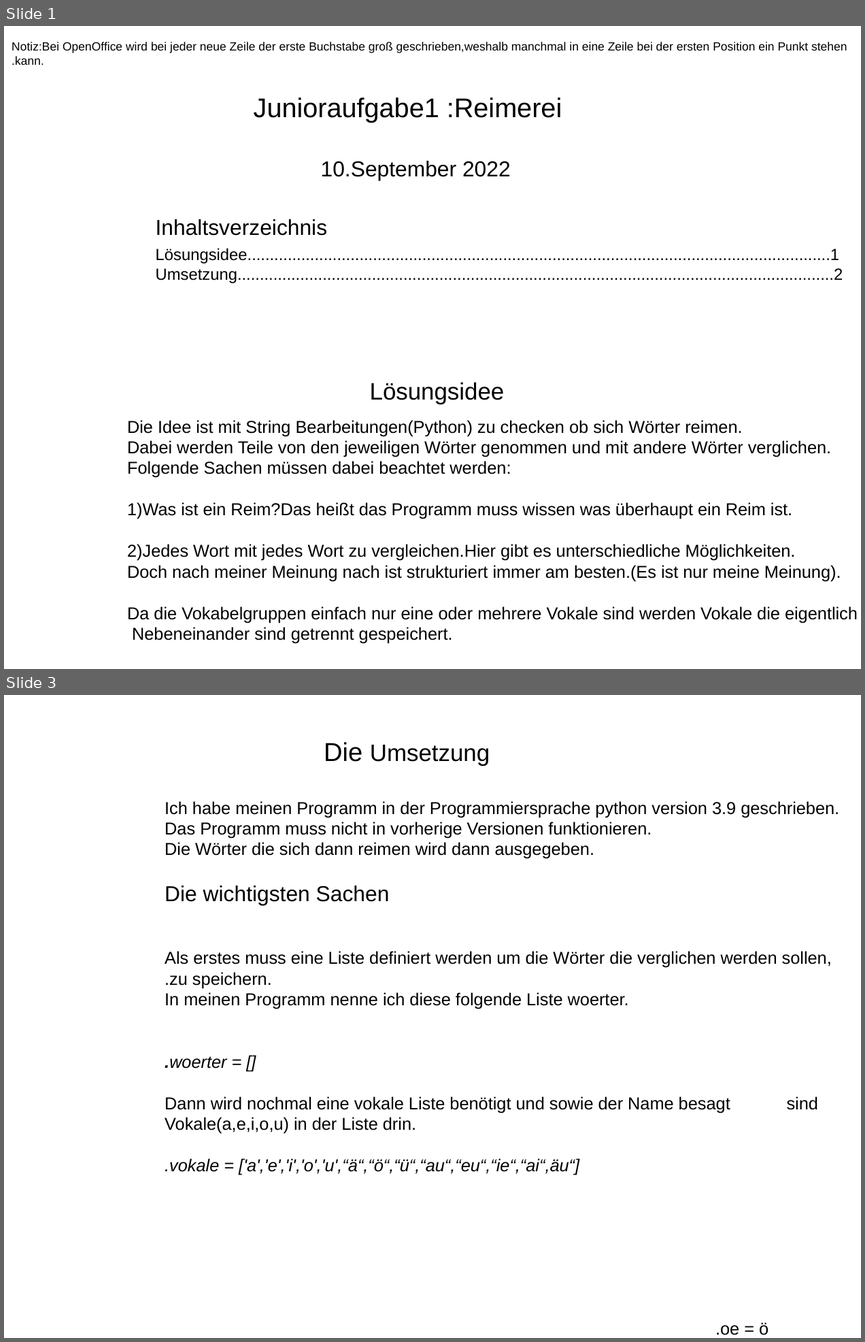
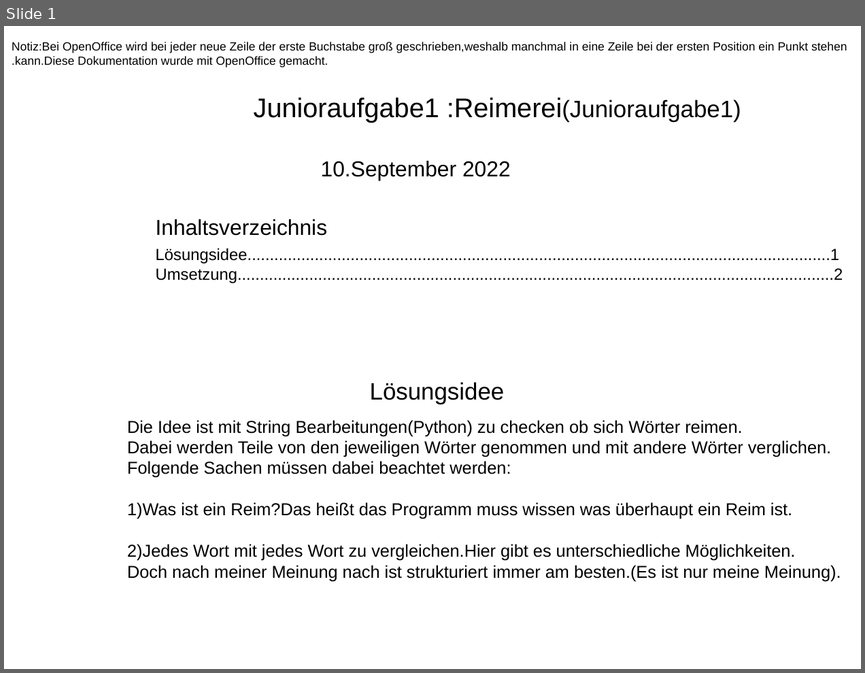
Before and after one commit to HalfHeartGuy/Jugendwettbewerb_archive, a slide deck: aktueell_JWINF2022/Task1/DokumentationErsteAufgabeJWBINF2022.odp. Shown one above the other, each under a label of ours: slides 1 and 3 before the commit, slide 1 after it; the slides between them are not shown. The pictures are 865x1342 and 865x673 pixels, drawn with LibreOffice and Linux fonts; fonts in the diff are those of the drawing. Boxes give left, top, right and bottom in pixels: in the first picture for what was removed or moved away, otherwise in the second. Text is boxed around its words. In the diff, an @@ line names an element or a change of style, - is before the commit and + after.

```diff
--- a/aktueell_JWINF2022/Task1/DokumentationErsteAufgabeJWBINF2022.odp
+++ b/aktueell_JWINF2022/Task1/DokumentationErsteAufgabeJWBINF2022.odp
@@ slide 3 removed at bbox=[4, 695, 861, 1338], background #FFFFFF @@
@@ text removed at bbox=[324, 742, 490, 766] @@
-Die Umsetzung
@@ text removed at bbox=[164, 801, 839, 1175] @@
-Ich habe meinen Programm in der Programmiersprache python version 3.9 geschrieben.
-Das Programm muss nicht in vorherige Versionen funktionieren.
-Die Wörter die sich dann reimen wird dann ausgegeben.
-Die wichtigsten Sachen
-Als erstes muss eine Liste definiert werden um die Wörter die verglichen werden sollen,
-.zu speichern.
-In meinen Programm nenne ich diese folgende Liste woerter.
-.woerter = []
-Dann wird nochmal eine vokale Liste benötigt und sowie der Name besagt sind
-Vokale(a,e,i,o,u) in der Liste drin.
-.vokale = ['a','e','i','o','u',“ä“,“ö“,“ü“,“au“,“eu“,“ie“,“ai“,äu“]
@@ text removed at bbox=[715, 1322, 768, 1335] @@
-.oe = ö
@@ slide 1 changed as well @@
@@ text at bbox=[11, 56, 328, 67]: text changed @@
-.kann.
+.kann.Diese Dokumentation wurde mit OpenOffice gemacht.
@@ text at bbox=[254, 97, 740, 122]: text changed @@
-Junioraufgabe1 :Reimerei
+Junioraufgabe1 :Reimerei(Junioraufgabe1)
@@ text at bbox=[127, 606, 857, 643]: paragraphs removed @@
-Da die Vokabelgruppen einfach nur eine oder mehrere Vokale sind werden Vokale die eigentlich
-Nebeneinander sind getrennt gespeichert.
```
Also in this commit, not shown: 1 other slide changed, 4 slides added, 1 other file.
